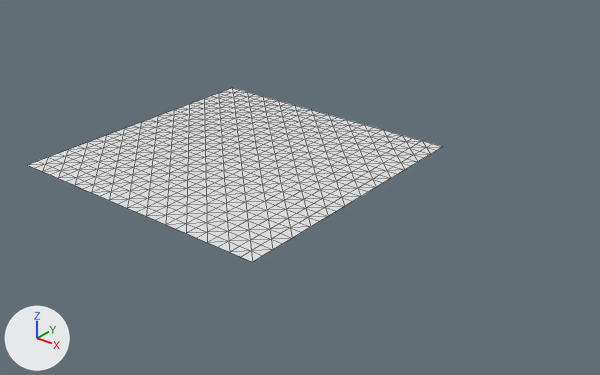
The OBJ model assets/maps/chunks/terrain_lod0_3_-4.obj as it was, and as the next commit left it.
One viewpoint serves both versions: a 50 mm camera at (301.7, 124.5, 46.7) aimed at (224.4, 221.1, -13.2). The axes (+X, +Y, +Z) are drawn at lower left. The lights are the same throughout. The older version comes first. Mesh edges are drawn as thin lines. Where no turn or scale is listed for an object, it has been applied to the vertices.

The scene before the commit, as lines of its bpy script (objects in view):
```python
me_terrain_lod0_3__4 = bpy.data.meshes.new('terrain_lod0_3_-4')
me_terrain_lod0_3__4.from_pydata(...)  # 625 vertices, 1152 faces; spans x 192.0..240.0, y 192.0..240.0, z -8.0
ob_terrain_lod0_3__4 = bpy.data.objects.new('terrain_lod0_3_-4', me_terrain_lod0_3__4)
ob_terrain_lod0_3__4.location = (0.0, 0.0, 0.0)
```
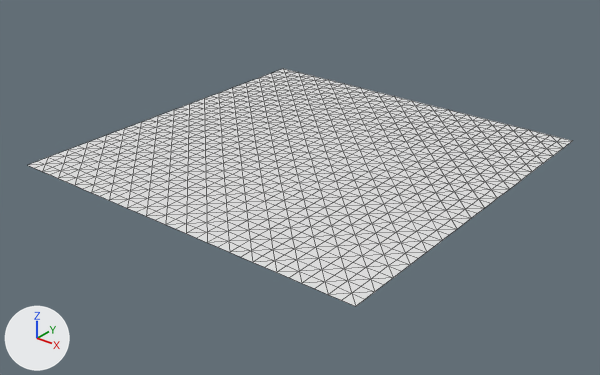
What differs and where, as boxes (x1, y1, x2, y2) in the pictures (600 x 375 px):
'terrain_lod0_3_-4', reshaped (31% wider, 36% taller)
    before: (28, 88, 442, 262)
    after: (28, 69, 572, 306)
part 1 of me_terrain_lod0_3__4, added
    after: (234, 69, 572, 306)

What changed in the scene script:
```text
Change me_terrain_lod0_3__4:
    used by ob_terrain_lod0_3__4; location = (0.0, 0.0, 0.0)
    remove me_terrain_lod0_3__4.from_pydata(...)  # 625 vertices, 1152 faces; spans x 192.0..240.0, y 192.0..240.0, z -8.0
    add me_terrain_lod0_3__4.from_pydata(...)  # 1089 vertices, 2048 faces; spans x 192.0..256.0, y 192.0..256.0, z -8.0
    me_terrain_lod0_3__4 part 1: 464 vertices added at x 192.0..256.0, y 192.0..256.0, z -8.0
```
